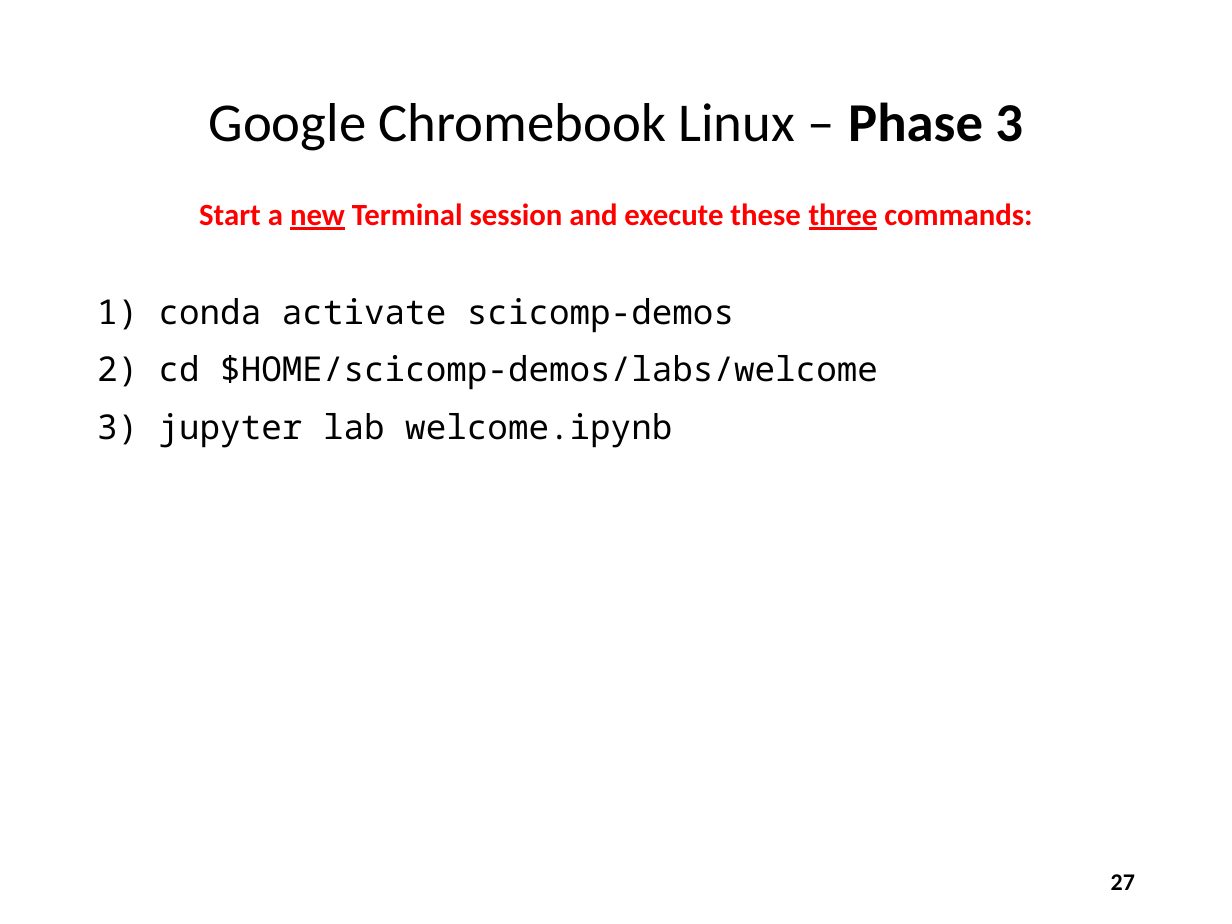
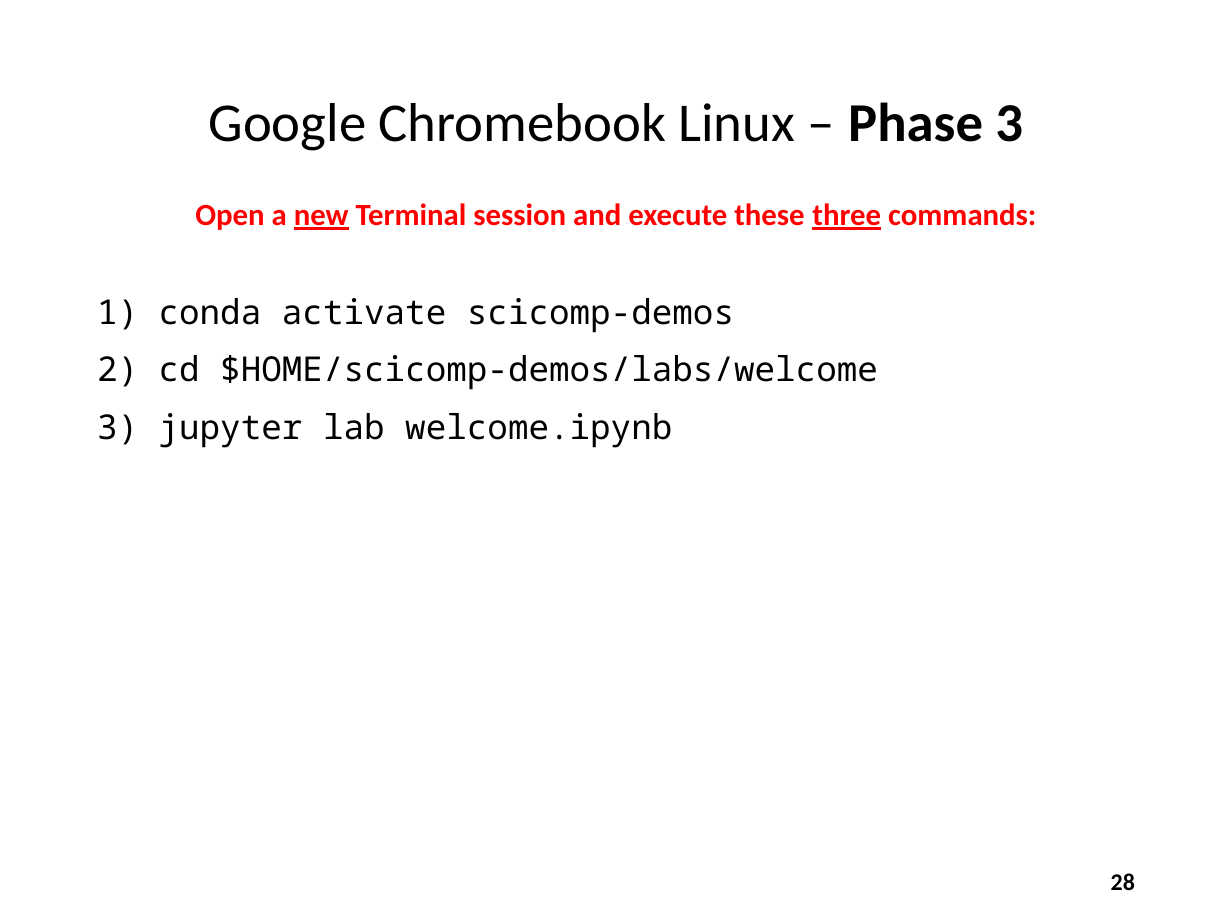
Before and after one commit to dbiersach/scicomp-demos, a slide deck: slide 28 of slides/Installing the Courseware.pptx (slide 27 before the commit). Drawn at 1232x924 pixels with LibreOffice and Linux fonts; fonts in the diff are those of the drawing. Boxes give left, top, right and bottom in pixels: in the first picture for what was removed or moved away, otherwise in the second. Text is boxed around its words. In the diff, an @@ line names an element or a change of style, - is before the commit and + after.

Commit message:
Improve Chromebook install instructions

```diff
--- a/slides/Installing the Courseware.pptx
+++ b/slides/Installing the Courseware.pptx
@@ text at [195,203,1036,230]: text changed @@
-Start a new Terminal session and execute these three commands:
+Open a new Terminal session and execute these three commands:
@@ page number at [1111,873,1135,890]: text changed @@
-27
+28
```
Also in this commit, not shown: 5 other slides changed, 1 slide added.
